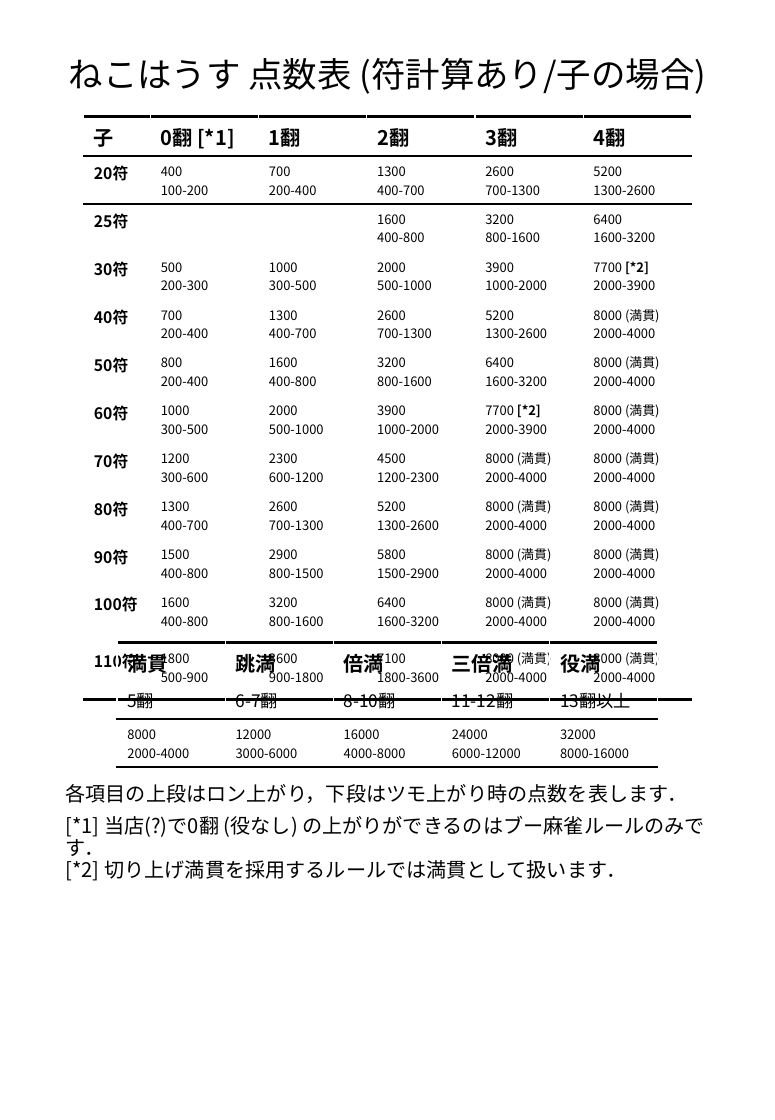
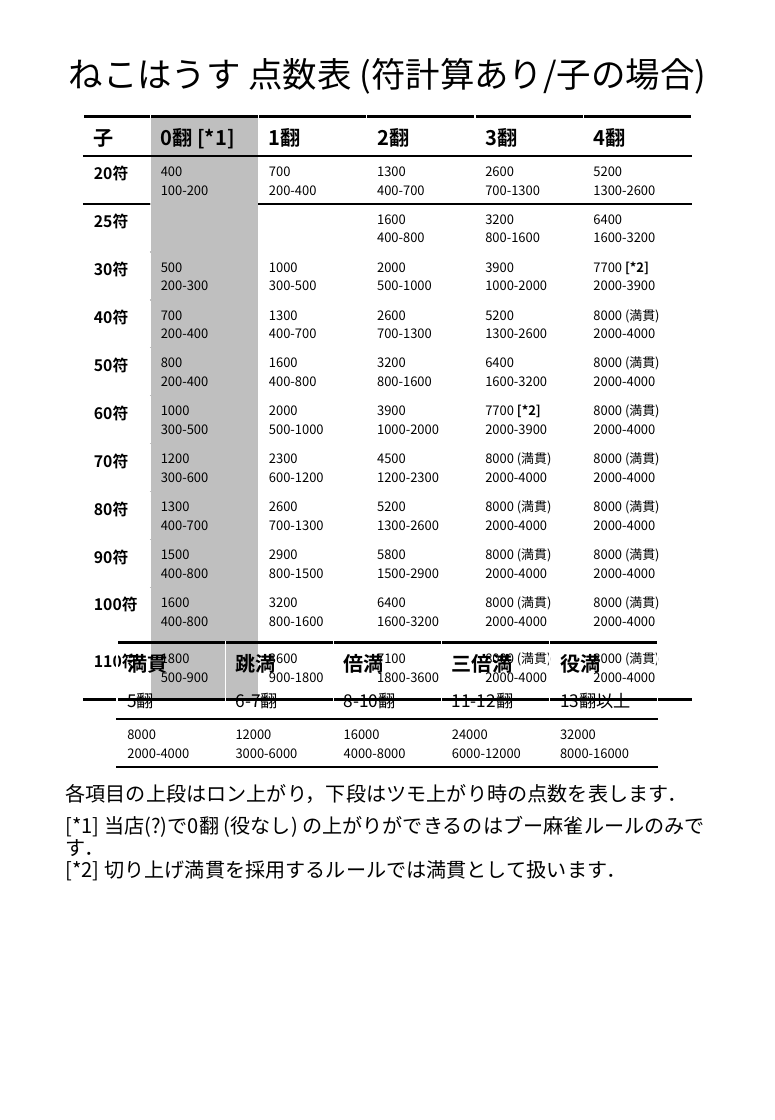
Before and after one commit to nkhrlab/neko-house, a slide deck: slide 12 of rules.pptx. Drawn at 775x1120 pixels with LibreOffice and Linux fonts; fonts in the diff are those of the drawing. Boxes give left, top, right and bottom in pixels: in the first picture for what was removed or moved away, otherwise in the second. Text is boxed around its words. In the diff, an @@ line names an element or a change of style, - is before the commit and + after.

```diff
--- a/rules.pptx
+++ b/rules.pptx
@@ table at (84,117,693,762) @@
@@ fill none to #BFBFBF in 11 cells @@
@@ borders changed @@
```
Also in this commit, not shown: 12 other slides changed, 2 other files.
